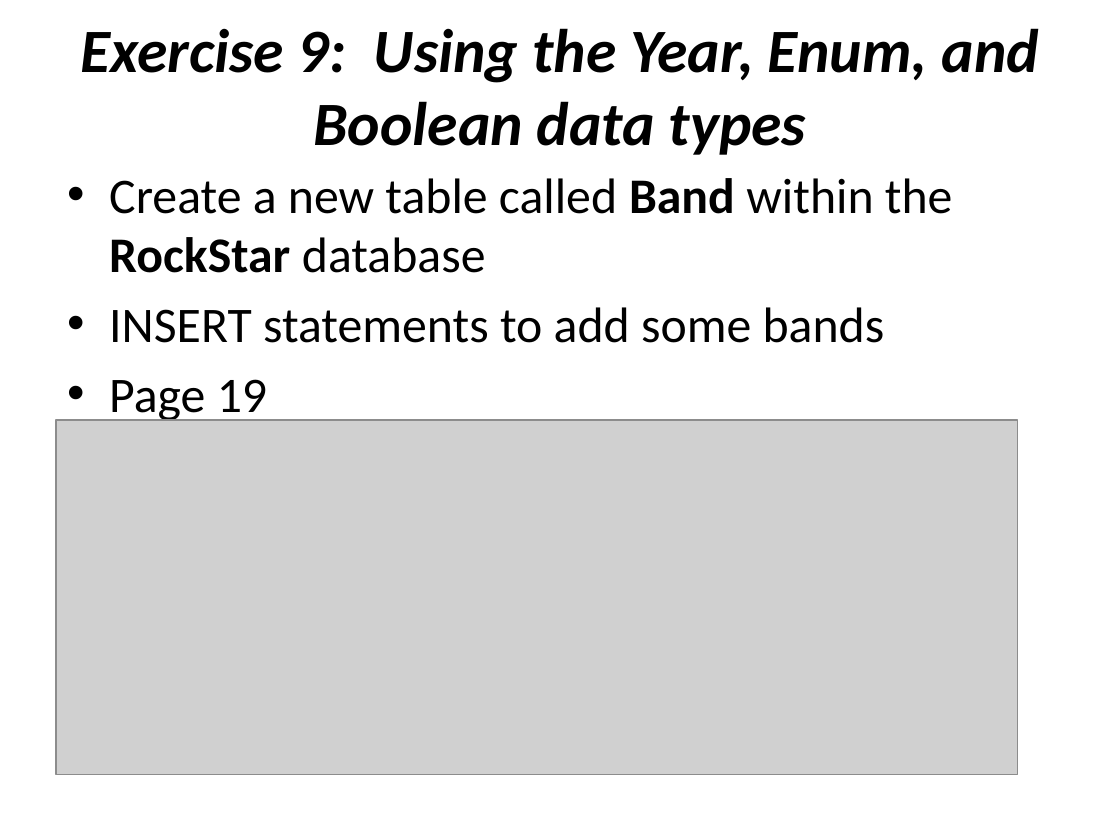
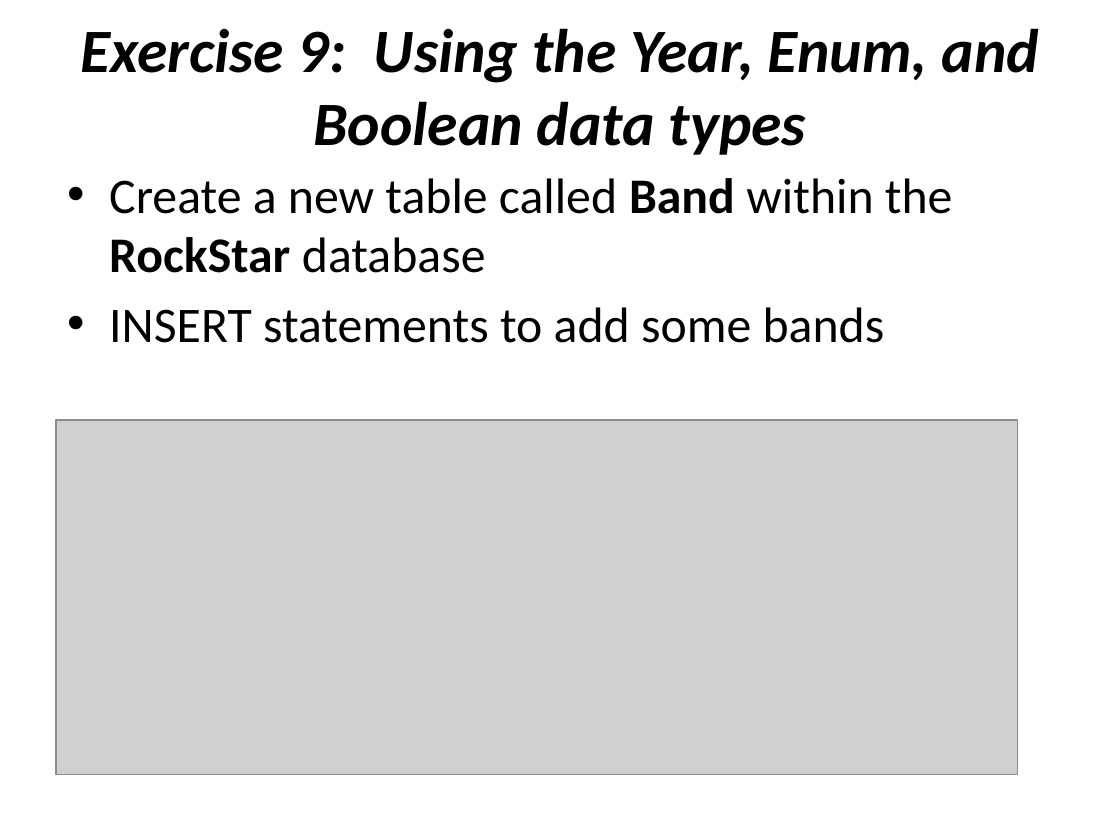
Before and after one commit to dchabala10/mysql101, a slide deck: slide 40 of Presentation/Intro_to_Relational_Databases_with_MySQL_Day1.pptx (slide 37 before the commit). Drawn at 1120x840 pixels with LibreOffice and Linux fonts; fonts in the diff are those of the drawing; grey boxes stand for pictures. Boxes give left, top, right and bottom in pixels: in the first picture for what was removed or moved away, otherwise in the second. Text is boxed around its words. In the diff, an @@ line names an element or a change of style, - is before the commit and + after.

```diff
--- a/Presentation/Intro_to_Relational_Databases_with_MySQL_Day1.pptx
+++ b/Presentation/Intro_to_Relational_Databases_with_MySQL_Day1.pptx
@@ text at [109, 379, 267, 424]: paragraph removed @@
-• Page 19
```
Also in this commit, not shown: 3 other slides changed, 6 slides added, 3 slides removed.
